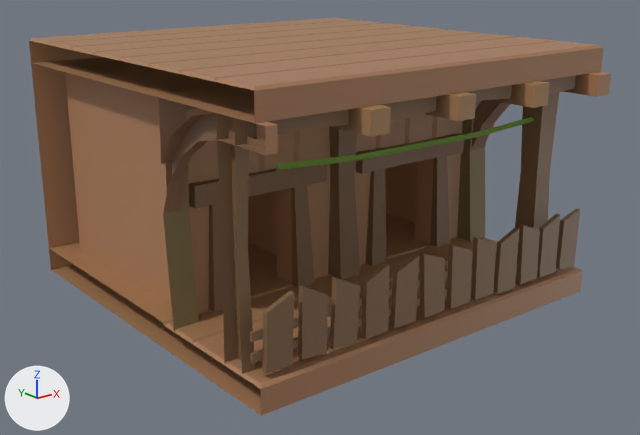
The FBX model Assets/3DModels/Buildings/Residential/LivingRooms/Level_01/LivingRooms_Level_01_StraightRight.fbx: old version first, new version second.
The view is the same before and after, from a camera (50 mm lens) standing at (-10.79, -13.91, 6.89) and looking at (-0.04, -0.48, 1.52). The lights are fixed; the arrows at lower left show +X, +Y and +Z. The picture after the commit comes second. Where no turn or scale is listed for an object, it has been applied to the vertices.

The scene before the commit, as lines of its bpy script (objects in view):
```python
me_cube_062 = bpy.data.meshes.new('Cube.062')
me_cube_062.from_pydata(...)  # 779 vertices, 625 faces; spans x -4.0..4.0, y -4.25..4.0, z 0.0..5.0
me_cube_062.materials.append(mat_palette)  # picture img_palettetexture_png
ob_livingrooms_level_01_straightright = bpy.data.objects.new('LivingRooms_Level_01_StraightRight', me_cube_062)
ob_livingrooms_level_01_straightright.location = (0.0, 0.0, 0.0)
```
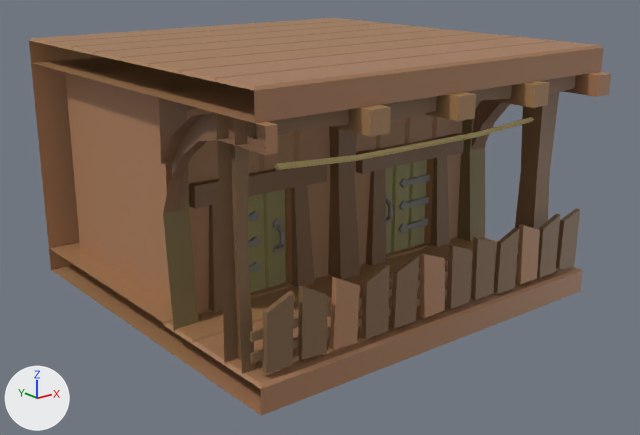
Where the newer file only moved an object's origin or applied its transform, the numbers keep the older frame.

Changed parts and their boxes (x1, y1, x2, y2) in the pictures (640 x 435 px):
part 1 of me_cube_062, added (brown)
    after: (248, 160, 430, 293)
part 2 of me_cube_062, surface changed
    both: (275, 117, 540, 350)

The change in detail:
me_cube_062 is used by ob_livingrooms_level_01_straightright; location (0.0, 0.0, 0.0).
me_cube_062 had 779 vertices, 625 faces and spanned x -4.0..4.0, y -4.25..4.0, z 0.0..5.0.
me_cube_062 now has 1023 vertices, 791 faces and spans x -4.0..4.0, y -4.25..4.0, z 0.0..5.0.
Part 1, on me_cube_062:
122 vertices are added at x -2.65..2.65, y -1.05..-0.65, z 0.5..2.1.
66 new vertices lie (0.0, 0.05, 0.0) away from vertices in x -2.65..2.65, y -0.9, z 0.9..2.1.
40 new vertices lie (0.0, 0.0, 2.0) away from vertices in x -2.65..2.65, y -0.85..-0.65, z 0.5.
16 new vertices lie (0.08, 0.0, 0.0) away from vertices in x -1.44..1.36, y -1.05..-0.9, z 1.25..1.75.
166 new faces join them.
me_cube_062 part 2: 44 kept faces spanning x -3.1..3.1, y -3.9..-3.2, z 0.57..3.65 get new texture (UV) coordinates.
